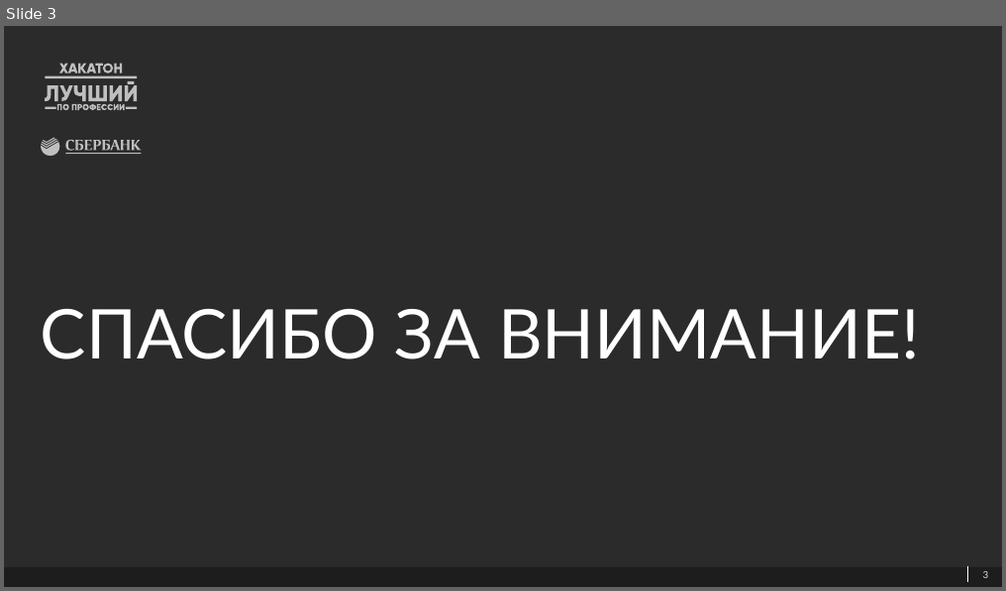
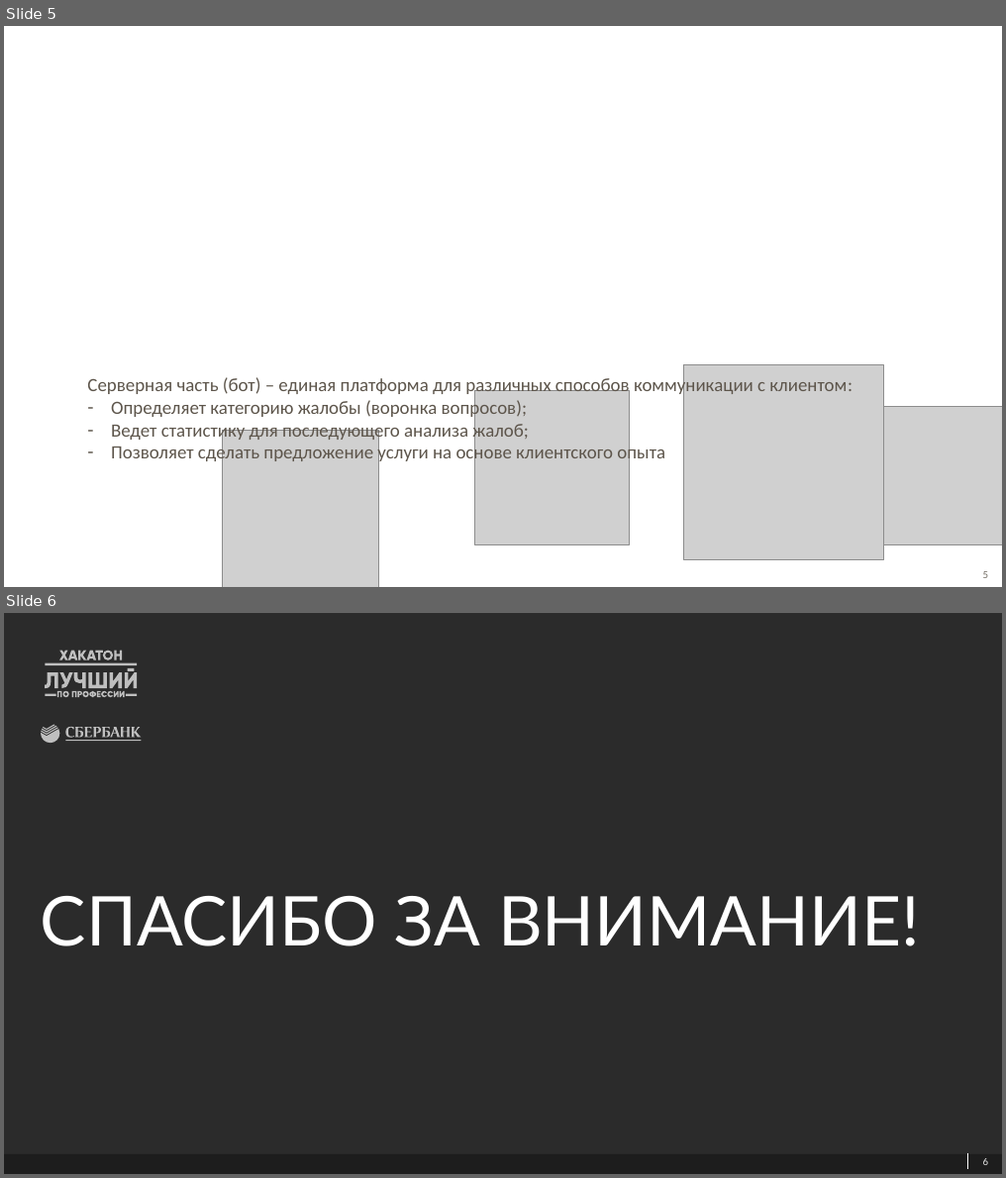
Before and after one commit to NozhkinNikita/sberkinator, a slide deck: Хакатон_УР.pptx. Shown one above the other, each under a label of ours: slide 3 before the commit, slides 5 and 6 after it. The pictures are 1006x591 and 1006x1178 pixels, drawn with LibreOffice and Linux fonts; fonts in the diff are those of the drawing; grey boxes stand for pictures; background and template pictures are left out; a plain dark background stands for a picture behind light text. Boxes give left, top, right and bottom in pixels: in the first picture for what was removed or moved away, otherwise in the second. Text is boxed around its words. In the diff, an @@ line names an element or a change of style, - is before the commit and + after.

```diff
--- a/Хакатон_УР.pptx
+++ b/Хакатон_УР.pptx
@@ slide 5 added at box(4, 26, 1002, 587), background #FFFFFF; not listed: 1 template element that a slide beside it also shows @@
@@ text added at box(87, 376, 852, 465), 18 pt, text #5D554B @@
+Серверная часть (бот) – единая платформа для различных способов коммуникации с клиентом:
+– Определяет категорию жалобы (воронка вопросов);
+– Ведет статистику для последующего анализа жалоб;
+– Позволяет сделать предложение услуги на основе клиентского опыта
@@ picture added at box(684, 366, 884, 560) @@
@@ picture added at box(474, 390, 629, 546) @@
@@ picture added at box(847, 406, 1002, 545) @@
@@ picture added at box(223, 431, 379, 587) @@
@@ page number added at box(983, 571, 989, 578), 10.5 pt, text #5D554B at 83% opacity @@
+5
@@ what was slide 3 is now slide 6 @@
@@ page number at box(983, 1158, 989, 1165): text changed @@
-3
+6
```
Also in this commit, not shown: 2 slides changed, 2 other slides added.
